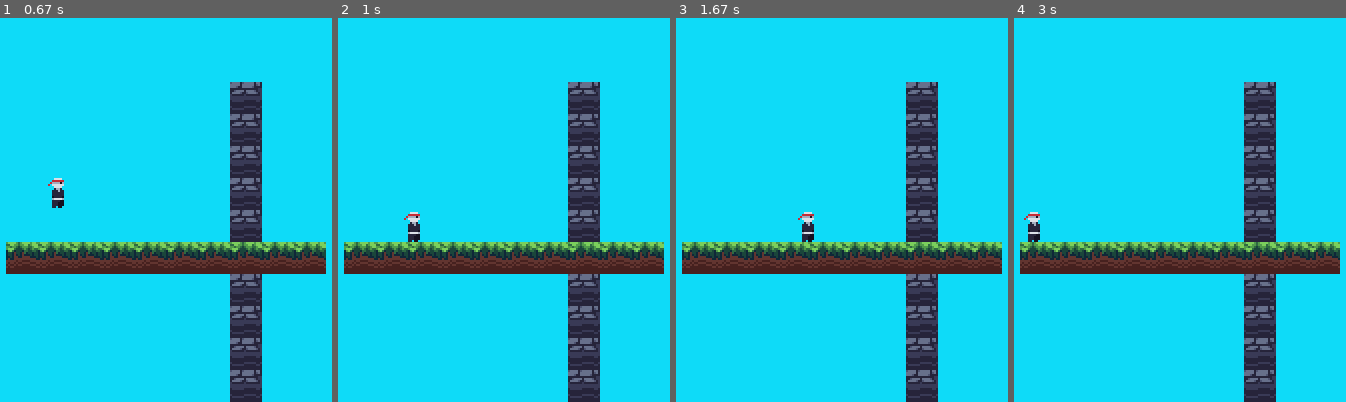
Above: before the commit, frames 1-4 (left to right).
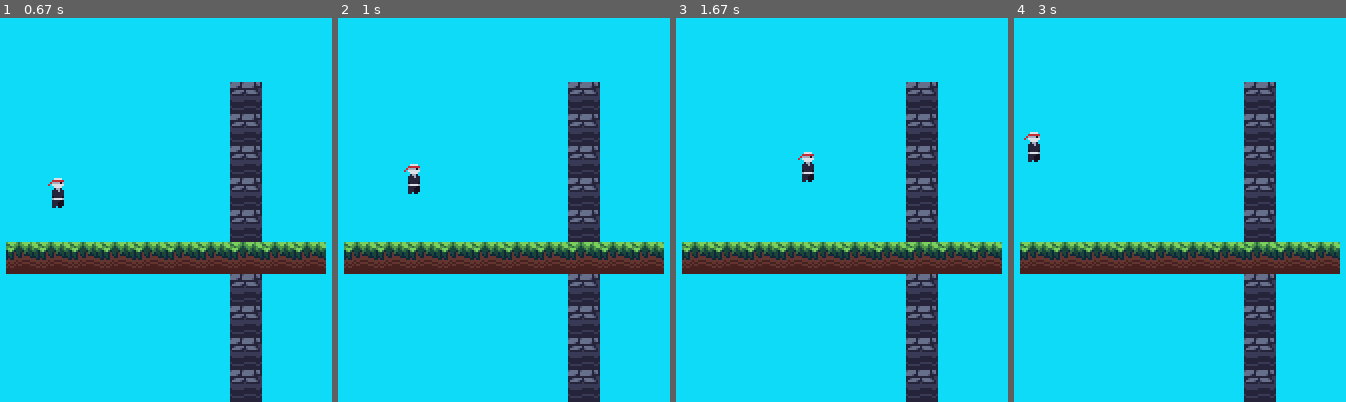
Above: after the commit, the same moments.

Repository: brccabral/Python_Pygame_Platformer_Tutorial
Game: pygame game, started from game.py
Two runs of this game, one before a commit and one after it. Both use one fixed random seed, a clock stepped at 60 frames per second and the inputs below.
Inputs:
- Up to frame 1 (0.67 s): hold D from 0.33 s (still down)
- Up to frame 2 (1 s): release D at 0.8 s; hold W from 0.83 s (still down)
- Up to frame 3 (1.67 s): release W at 1.13 s; hold D 1.17-1.63 s
- Up to frame 4 (3 s): hold A 1.67-2.2 s; hold A 2.23-2.63 s; hold W from 2.67 s (still down)

Frame 1 is identical in both runs. In frame 2, 0.5% of the frame differs, in the area x 19-25%, y 38-59%; in frame 3, 0.5%; in frame 4, 0.5%.

Commit message:
player jump

Diff:
--- a/game.py
+++ b/game.py
@@ -51,6 +51,8 @@
                         self.movement[0] = True
                     if event.key == pygame.K_d:
                         self.movement[1] = True
+                    if event.key == pygame.K_w:
+                        self.player.velocity[1] = -3.0
                 if event.type == pygame.KEYUP:
                     if event.key == pygame.K_a:
                         self.movement[0] = False
